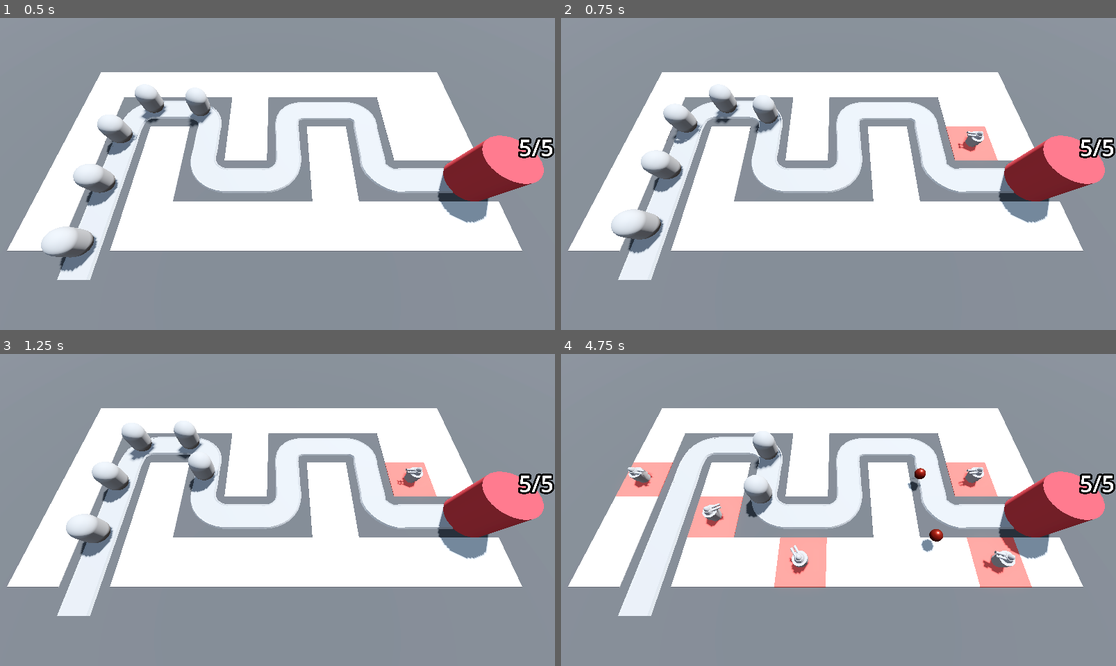
Above: before the commit, frames 1-4 (two rows, left to right).
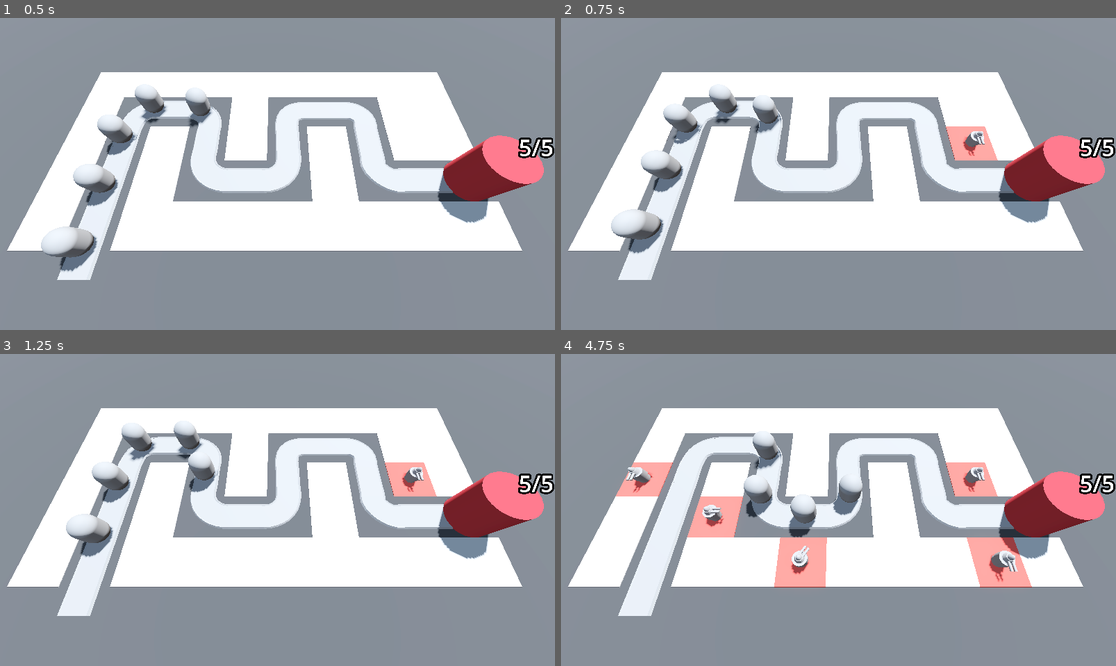
Above: after the commit, the same moments.

Repository: prokosim/barbar-blast
Game: Godot game, scene res://BaseLevel.tscn
Same seed, same stepped clock (60 frames per second), same inputs: the game is played once before the commit and once after it.
Inputs (mouse positions are in pixels of both pictures, inside the frame that each line leads up to):
- Up to frame 1 (0.5 s): no input
- Up to frame 2 (0.75 s): move the mouse to (960, 158) at 0.52 s; press the mouse at (960, 158) at 0.53 s
- Up to frame 3 (1.25 s): no input
- Up to frame 4 (4.75 s): move the mouse to (727, 525) at 1.27 s; release the mouse at (727, 525) at 1.28 s; click (727, 525) at 1.35 s; move the mouse to (894, 441) at 2.02 s; press the mouse at (894, 441) at 2.03 s; move the mouse to (810, 572) at 2.77 s; release the mouse at (810, 572) at 2.78 s; click (810, 572) at 2.85 s; move the mouse to (1005, 556) at 3.52 s; press the mouse at (1005, 556) at 3.53 s; move the mouse to (672, 463) at 4.27 s; release the mouse at (672, 463) at 4.28 s; click (672, 463) at 4.35 s

Frame 1 is identical in both runs. In frame 2, less than 0.1% of the frame differs, in the area x 71-77%, y 36-45%; in frame 3, less than 0.1%; in frame 4, 1.5%, in the area x 11-83%, y 36-74%.

Commit message:
range implemented

Diff:
--- a/Turret/turret.gd
+++ b/Turret/turret.gd
@@ -1,18 +1,33 @@
 extends Node3D
 
 @export var projectile: PackedScene
-
+@export var turret_range := 10.0
 var enemy_path: Path3D
+var target: PathFollow3D
 
 @onready var turret_head: MeshInstance3D = $TurretBase/TurretTop/TurretHead
 
 func _physics_process(delta: float) -> void:
-	var enemy = enemy_path.get_children().back()
-	look_at(enemy.global_position, Vector3.UP, true)
+	target = find_best_target()
+	if target:
+		look_at(target.global_position, Vector3.UP, true)
 
 
 func _on_timer_timeout() -> void:
-	var shot = projectile.instantiate()
-	add_child(shot)
-	shot.global_position = turret_head.global_position
-	shot.direction = global_transform.basis.z
+	if target:
+		var shot = projectile.instantiate()
+		add_child(shot)
+		shot.global_position = turret_head.global_position
+		shot.direction = global_transform.basis.z
+
+func find_best_target() -> PathFollow3D:
+	var best_target = null
+	var best_progress := 0.0
+	for enemy in enemy_path.get_children():
+		if enemy is PathFollow3D:
+			var distance = global_position.distance_to(enemy.global_position)
+			if distance < turret_range:
+				if enemy.progress > best_progress:
+					best_target = enemy
+					best_progress = enemy.progress
+	return best_target
